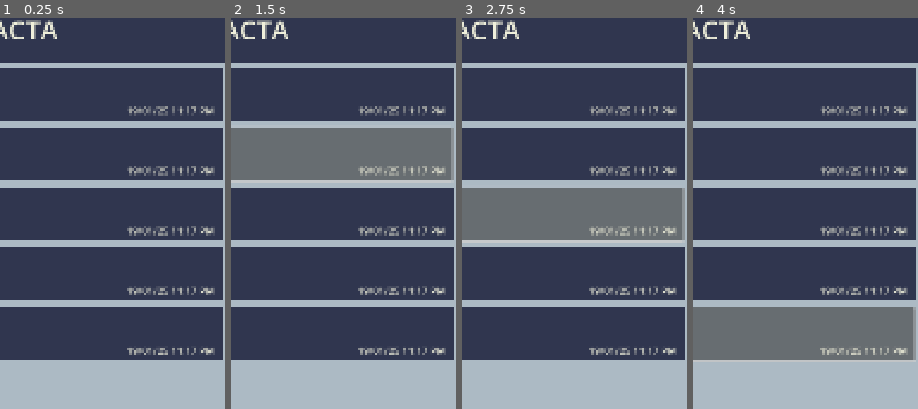
Above: before the commit, frames 1-4 (left to right).
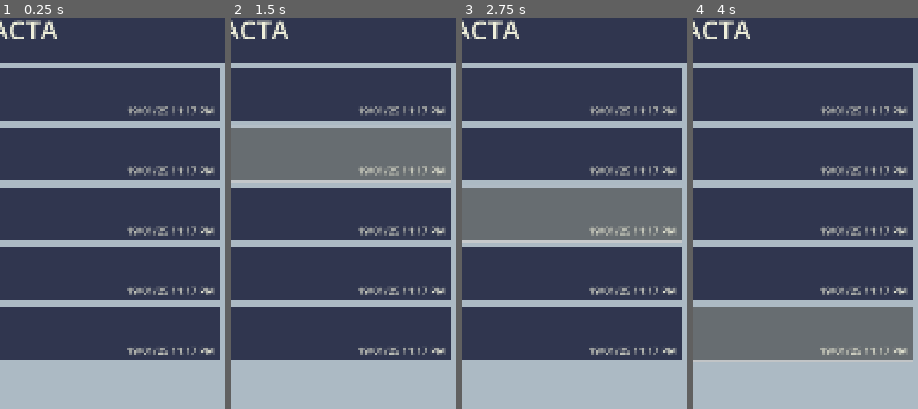
Above: after the commit, the same moments.

Repository: noor-shalaby/xtracta
Game: Godot game, scene res://app.tscn
Same seed, same stepped clock (60 frames per second), same inputs: the game is played once before the commit and once after it.
Inputs (mouse positions are % of the whole screen's width and height, from its top left):
- Up to frame 1 (0.25 s): no input
- Up to frame 2 (1.5 s): click (50, 10) at 0.5 s; click (50, 18) at 1.25 s
- Up to frame 3 (2.75 s): click (50, 26) at 2 s
- Up to frame 4 (4 s): click (50, 33) at 2.75 s; click (50, 41) at 3.5 s
The pictures show only the part of the screen within x 50-100%, y 1-51%; the shares and areas given below are measured in that part.

The runs differ from the first frame. In frame 1, 0.9% of the frame differs, in the area x 97-100%, y 12-88%; in frame 2, 0.9%; in frame 3, 0.9%; in frame 4, 0.9%.

Commit message:
make the screen scrollable

Diff:
--- a/app.tscn
+++ b/app.tscn
@@ -60,22 +60,27 @@
 theme_override_constants/margin_right = 8
 theme_override_constants/margin_bottom = 8
 
-[node name="VBoxContainer" type="VBoxContainer" parent="VBoxContainer/MarginContainer"]
+[node name="ScrollContainer" type="ScrollContainer" parent="VBoxContainer/MarginContainer"]
+layout_mode = 2
+horizontal_scroll_mode = 0
+vertical_scroll_mode = 3
+
+[node name="VBoxContainer" type="VBoxContainer" parent="VBoxContainer/MarginContainer/ScrollContainer"]
 layout_mode = 2
 size_flags_vertical = 3
 theme_override_constants/separation = 16
 
-[node name="FileButton" parent="VBoxContainer/MarginContainer/VBoxContainer" instance=ExtResource("1_j6dmo")]
+[node name="FileButton" parent="VBoxContainer/MarginContainer/ScrollContainer/VBoxContainer" instance=ExtResource("1_j6dmo")]
 layout_mode = 2
 
-[node name="FileButton2" parent="VBoxContainer/MarginContainer/VBoxContainer" instance=ExtResource("1_j6dmo")]
+[node name="FileButton2" parent="VBoxContainer/MarginContainer/ScrollContainer/VBoxContainer" instance=ExtResource("1_j6dmo")]
 layout_mode = 2
 
-[node name="FileButton3" parent="VBoxContainer/MarginContainer/VBoxContainer" instance=ExtResource("1_j6dmo")]
+[node name="FileButton3" parent="VBoxContainer/MarginContainer/ScrollContainer/VBoxContainer" instance=ExtResource("1_j6dmo")]
 layout_mode = 2
 
-[node name="FileButton4" parent="VBoxContainer/MarginContainer/VBoxContainer" instance=ExtResource("1_j6dmo")]
+[node name="FileButton4" parent="VBoxContainer/MarginContainer/ScrollContainer/VBoxContainer" instance=ExtResource("1_j6dmo")]
 layout_mode = 2
 
-[node name="FileButton5" parent="VBoxContainer/MarginContainer/VBoxContainer" instance=ExtResource("1_j6dmo")]
+[node name="FileButton5" parent="VBoxContainer/MarginContainer/ScrollContainer/VBoxContainer" instance=ExtResource("1_j6dmo")]
 layout_mode = 2
--- a/project.godot
+++ b/project.godot
@@ -33,3 +33,4 @@
 
 renderer/rendering_method="gl_compatibility"
 renderer/rendering_method.mobile="gl_compatibility"
+textures/vram_compression/import_etc2_astc=true
Not shown, added: export_presets.cfg
